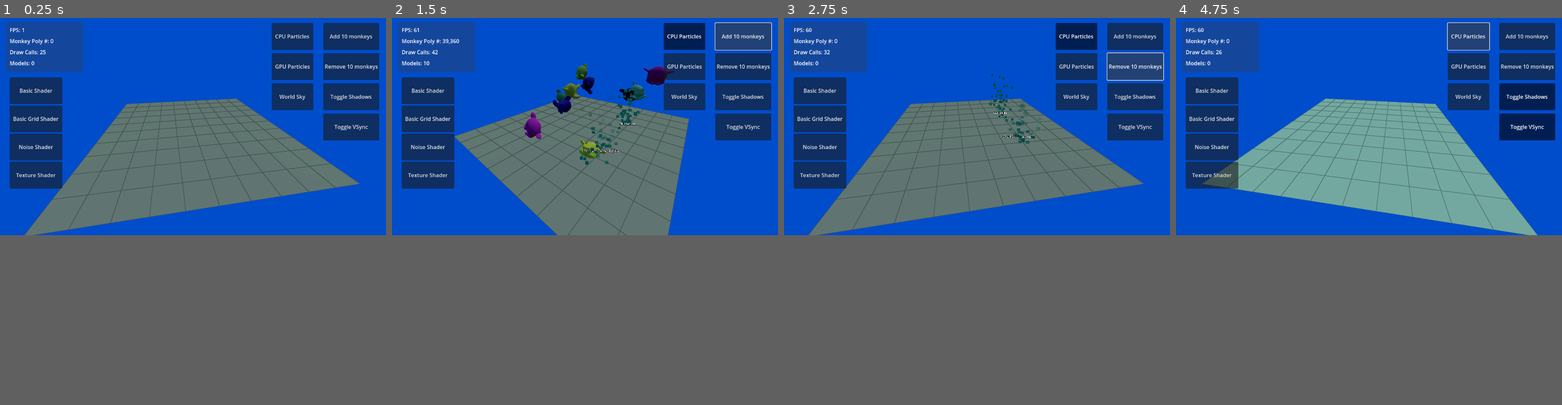
Above: before the commit, frames 1-4 (left to right).
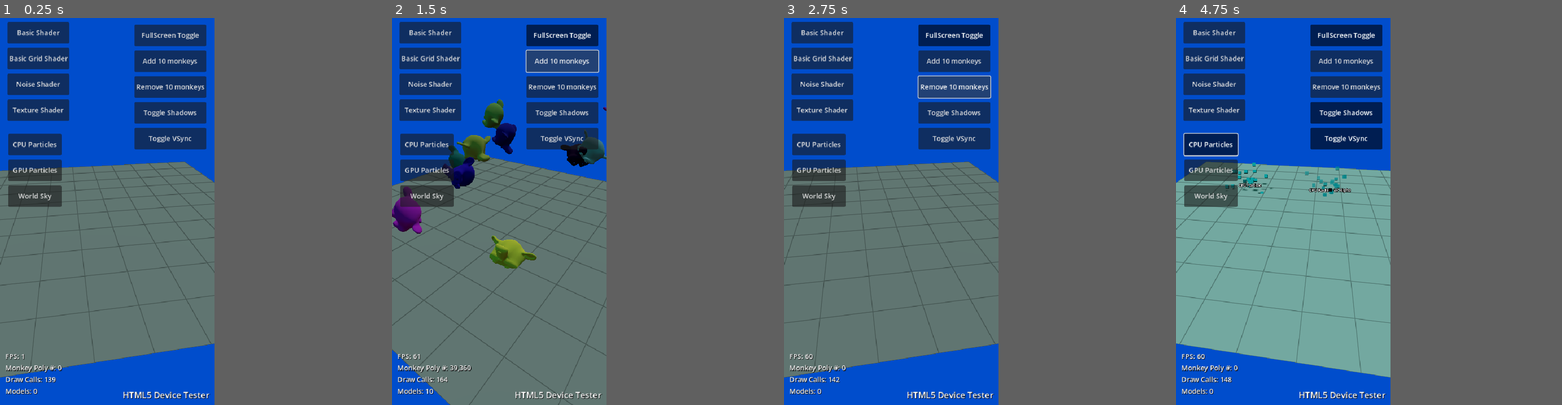
Above: after the commit, the same moments.

Repository: scottpetrovic/godot-device-performance-test
Game: Godot game, scene res://test_scene.tscn
Same seed, same stepped clock (60 frames per second), same inputs: the game is played once before the commit and once after it. The engine's default icon, where the game draws it, is replaced by a stand-in: a white triangle on a blue panel in a dark square.
Inputs (mouse positions are in pixels of both pictures, inside the frame that each line leads up to):
- Up to frame 1 (0.25 s): no input
- Up to frame 2 (1.5 s): click (696, 25) at 0.5 s, where only the run after the commit has a clickable "FullScreen Toggle"; click "Add 10 monkeys" at 1.25 s
- Up to frame 3 (2.75 s): click "Remove 10 monkeys" at 2 s
- Up to frame 4 (4.75 s): click "Toggle Shadows" at 2.75 s; click "Toggle VSync" at 3.5 s; click "CPU Particles" at 4.25 s
In our replay, the window is 799x449 before the commit and 444x800 after it. These sizes can differ from the game's own. Grey fills any space a smaller window leaves; there, only what the larger window draws over its background counts as a difference.

The runs differ from the first frame. In frame 1, 36% of the frame differs, in the area x 0-99%, y 1-100%; in frame 2, 35%; in frame 3, 36%; in frame 4, 40%.

Commit message:
Change a few settings so it works better on vertical mobile device

Diff:
--- a/project.godot
+++ b/project.godot
@@ -15,6 +15,12 @@
 config/features=PackedStringArray("4.4", "GL Compatibility")
 config/icon="res://icon.svg"
 
+[display]
+
+window/size/viewport_width=500
+window/size/viewport_height=900
+window/stretch/mode="canvas_items"
+
 [rendering]
 
 renderer/rendering_method="gl_compatibility"
--- a/test_scene.gd
+++ b/test_scene.gd
@@ -13,6 +13,7 @@
 @onready var remove_models_button: Button = $Control/VBoxContainer2/RemoveModelsButton
 @onready var shadows_enable_button: Button = $Control/VBoxContainer2/ShadowsEnableButton
 @onready var toggle_v_sync_button: Button = $Control/VBoxContainer2/ToggleVSyncButton
+@onready var full_screen_button: Button = $Control/VBoxContainer2/FullScreenButton
 
 @onready var world_environment: WorldEnvironment = $WorldEnvironment
 
@@ -27,9 +28,14 @@
 	remove_models_button.pressed.connect(remove_models)
 	shadows_enable_button.toggled.connect(_toggle_shadows)
 	toggle_v_sync_button.toggled.connect(_toggle_v_sync)
+	full_screen_button.toggled.connect(_toggle_fullscreen)
 
 	# Load the monkey.glb model
 	load_model_template("res://monkey.glb")
+
+
+func _toggle_fullscreen(toggled: bool) -> void:
+	DisplayServer.window_set_mode(DisplayServer.WINDOW_MODE_FULLSCREEN if toggled else DisplayServer.WINDOW_MODE_WINDOWED)
 
 
 func load_model_template(model_file: String) -> void:
--- a/test_scene.tscn
+++ b/test_scene.tscn
@@ -110,37 +110,37 @@
 grow_horizontal = 2
 grow_vertical = 2
 
-[node name="ColorRect" type="ColorRect" parent="Control"]
-layout_mode = 0
-offset_left = 17.0
-offset_top = 11.0
-offset_right = 248.0
-offset_bottom = 162.0
-color = Color(0.235294, 0.235294, 0.235294, 0.333333)
-
 [node name="VBoxContainer" type="VBoxContainer" parent="Control"]
-layout_mode = 0
-offset_left = 29.0
-offset_top = 24.0
-offset_right = 214.0
-offset_bottom = 149.0
-theme_override_constants/separation = 10
+layout_mode = 1
+anchors_preset = 2
+anchor_top = 1.0
+anchor_bottom = 1.0
+offset_left = 12.0
+offset_top = -124.0
+offset_right = 197.0
+offset_bottom = -11.0
+grow_vertical = 0
+theme_override_constants/separation = 5
 metadata/_edit_group_ = true
 
 [node name="FPSLabel" type="Label" parent="Control/VBoxContainer"]
 layout_mode = 2
+theme_override_colors/font_shadow_color = Color(0, 0, 0, 1)
 text = "FPS: 20"
 
 [node name="PolygonCountLabel" type="Label" parent="Control/VBoxContainer"]
 layout_mode = 2
+theme_override_colors/font_shadow_color = Color(0, 0, 0, 1)
 text = "Poly Count: "
 
 [node name="DrawCallsLabel" type="Label" parent="Control/VBoxContainer"]
 layout_mode = 2
+theme_override_colors/font_shadow_color = Color(0, 0, 0, 1)
 text = "Draw calls"
 
 [node name="ModelCountLabel" type="Label" parent="Control/VBoxContainer"]
 layout_mode = 2
+theme_override_colors/font_shadow_color = Color(0, 0, 0, 1)
 text = "Model count"
 
 [node name="VBoxContainer2" type="VBoxContainer" parent="Control"]
@@ -151,93 +151,113 @@
 offset_left = -187.0
 offset_top = 15.0
 offset_right = -20.0
-offset_bottom = 381.0
+offset_bottom = 245.0
 grow_horizontal = 0
 theme_override_constants/separation = 10
 metadata/_edit_group_ = true
 
+[node name="FullScreenButton" type="Button" parent="Control/VBoxContainer2"]
+custom_minimum_size = Vector2(0, 50)
+layout_mode = 2
+toggle_mode = true
+text = "FullScreen Toggle"
+
 [node name="AddModelsButton" type="Button" parent="Control/VBoxContainer2"]
-custom_minimum_size = Vector2(0, 80)
+custom_minimum_size = Vector2(0, 50)
 layout_mode = 2
 text = "Add 10 monkeys"
 
 [node name="RemoveModelsButton" type="Button" parent="Control/VBoxContainer2"]
-custom_minimum_size = Vector2(0, 80)
+custom_minimum_size = Vector2(0, 50)
 layout_mode = 2
 text = "Remove 10 monkeys"
 
 [node name="ShadowsEnableButton" type="Button" parent="Control/VBoxContainer2"]
-custom_minimum_size = Vector2(0, 80)
+custom_minimum_size = Vector2(0, 50)
 layout_mode = 2
 toggle_mode = true
 text = "Toggle Shadows"
 
 [node name="ToggleVSyncButton" type="Button" parent="Control/VBoxContainer2"]
-custom_minimum_size = Vector2(0, 80)
+custom_minimum_size = Vector2(0, 50)
 layout_mode = 2
 toggle_mode = true
 text = "Toggle VSync"
 
 [node name="ToggleContainer" type="VBoxContainer" parent="Control"]
 layout_mode = 1
-anchors_preset = 1
-anchor_left = 1.0
-anchor_right = 1.0
-offset_left = -341.0
-offset_top = 15.0
-offset_right = -217.0
-offset_bottom = 185.0
-grow_horizontal = 0
+offset_left = 19.0
+offset_top = 269.0
+offset_right = 143.0
+offset_bottom = 439.0
 theme_override_constants/separation = 10
 script = ExtResource("2_go6nl")
 metadata/_edit_group_ = true
 
 [node name="ToggleCPUParticlesButton" type="Button" parent="Control/ToggleContainer"]
-custom_minimum_size = Vector2(0, 80)
+custom_minimum_size = Vector2(0, 50)
 layout_mode = 2
 toggle_mode = true
 text = "CPU Particles"
 
 [node name="ToggleGPUParticlesButton" type="Button" parent="Control/ToggleContainer"]
-custom_minimum_size = Vector2(0, 80)
+custom_minimum_size = Vector2(0, 50)
 layout_mode = 2
 toggle_mode = true
 text = "GPU Particles"
 
 [node name="ToggleWorldButton" type="Button" parent="Control/ToggleContainer"]
-custom_minimum_size = Vector2(0, 80)
+custom_minimum_size = Vector2(0, 50)
 layout_mode = 2
 toggle_mode = true
 text = "World Sky"
 
 [node name="ShaderContainer" type="VBoxContainer" parent="Control"]
 layout_mode = 0
-offset_left = 29.0
-offset_top = 177.0
-offset_right = 186.0
-offset_bottom = 509.0
+offset_left = 17.0
+offset_top = 9.0
+offset_right = 161.0
+offset_bottom = 221.0
+theme_override_constants/separation = 10
 script = ExtResource("3_c2eev")
 metadata/_edit_group_ = true
 
 [node name="NoshaderButton" type="Button" parent="Control/ShaderContainer"]
-custom_minimum_size = Vector2(0, 80)
+custom_minimum_size = Vector2(0, 50)
 layout_mode = 2
 text = "Basic Shader"
 
 [node name="BasicGridShaderButton" type="Button" parent="Control/ShaderContainer"]
-custom_minimum_size = Vector2(0, 80)
+custom_minimum_size = Vector2(0, 50)
 layout_mode = 2
 text = "Basic Grid Shader"
 
 [node name="NoiseShaderButton" type="Button" parent="Control/ShaderContainer"]
-custom_minimum_size = Vector2(0, 80)
+custom_minimum_size = Vector2(0, 50)
 layout_mode = 2
 text = "Noise Shader"
 
 [node name="TextureShaderButton" type="Button" parent="Control/ShaderContainer"]
-custom_minimum_size = Vector2(0, 80)
+custom_minimum_size = Vector2(0, 50)
 layout_mode = 2
 text = "Texture Shader"
+
+[node name="Label" type="Label" parent="Control"]
+layout_mode = 1
+anchors_preset = 3
+anchor_left = 1.0
+anchor_top = 1.0
+anchor_right = 1.0
+anchor_bottom = 1.0
+offset_left = -228.0
+offset_top = -39.0
+grow_horizontal = 0
+grow_vertical = 0
+theme_override_colors/font_color = Color(1, 1, 1, 1)
+theme_override_colors/font_shadow_color = Color(0, 0, 0, 1)
+theme_override_font_sizes/font_size = 20
+text = "HTML5 Device Tester"
+horizontal_alignment = 1
 
 [node name="Camera3D" type="Camera3D" parent="."]
 transform = Transform3D(1, 0, 0, 0, 1, 0, 0, 0, 1, 0, 2, 10)
Not shown, changed: export_presets.cfg
